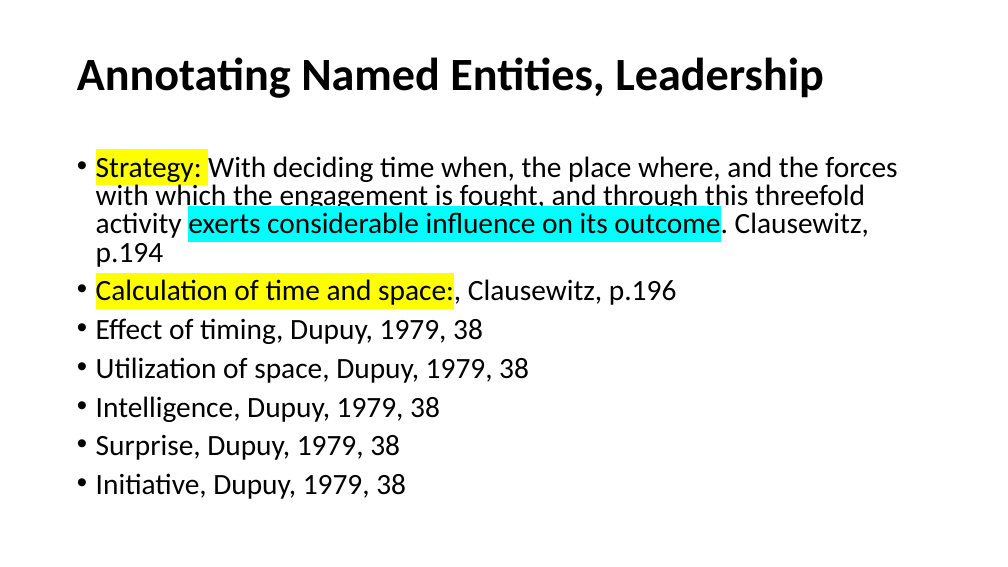
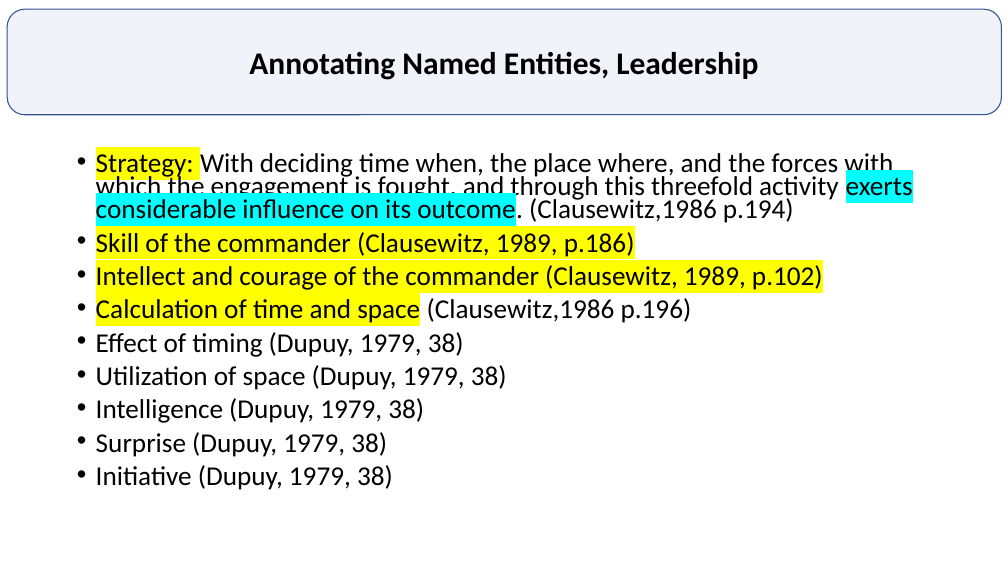
Before and after one commit to GurkanGitHub/PhD, a slide deck: slide 46 of PhD Discussion.pptx (slide 45 before the commit). Drawn at 1008x567 pixels with LibreOffice and Linux fonts; fonts in the diff are those of the drawing. Boxes give left, top, right and bottom in pixels: in the first picture for what was removed or moved away, otherwise in the second. Text is boxed around its words. In the diff, an @@ line names an element or a change of style, - is before the commit and + after.

```diff
--- a/PhD Discussion.pptx
+++ b/PhD Discussion.pptx
@@ rounded rectangle "Annotating Named Entities, Leadership": place and size @@
-rounded rectangle "Annotating Named Entities, Leadership" at box(77, 57, 824, 98)
+rounded rectangle "Annotating Named Entities, Leadership" at box(8, 9, 1002, 115)
@@ rounded rectangle "Annotating Named Entities, Leadership" at box(8, 9, 1002, 115): size 44 to 30 pt; alignment left to centre; line spacing 0.9 to 1; fill none to #4472C4 at 8% opacity; outline none to #325491 1 pt @@
@@ text at box(96, 150, 913, 490): text changed; size 28 to 25.9 pt @@
-• Strategy: With deciding time when, the place where, and the forces with which the engagement is fought, and through this threefold activity exerts considerable influence on its outcome. Clausewitz, p.194
-• Calculation of time and space:, Clausewitz, p.196
-• Effect of timing, Dupuy, 1979, 38
-• Utilization of space, Dupuy, 1979, 38
-• Intelligence, Dupuy, 1979, 38
-• Surprise, Dupuy, 1979, 38
-• Initiative, Dupuy, 1979, 38
+• Strategy: With deciding time when, the place where, and the forces with which the engagement is fought, and through this threefold activity exerts considerable influence on its outcome. (Clausewitz,1986 p.194)
+• Skill of the commander (Clausewitz, 1989, p.186)
+• Intellect and courage of the commander (Clausewitz, 1989, p.102)
+• Calculation of time and space (Clausewitz,1986 p.196)
+• Effect of timing (Dupuy, 1979, 38)
+• Utilization of space (Dupuy, 1979, 38)
+• Intelligence (Dupuy, 1979, 38)
+• Surprise (Dupuy, 1979, 38)
+• Initiative (Dupuy, 1979, 38)
```
Also in this commit, not shown: 2 slides added, 5 other files.
